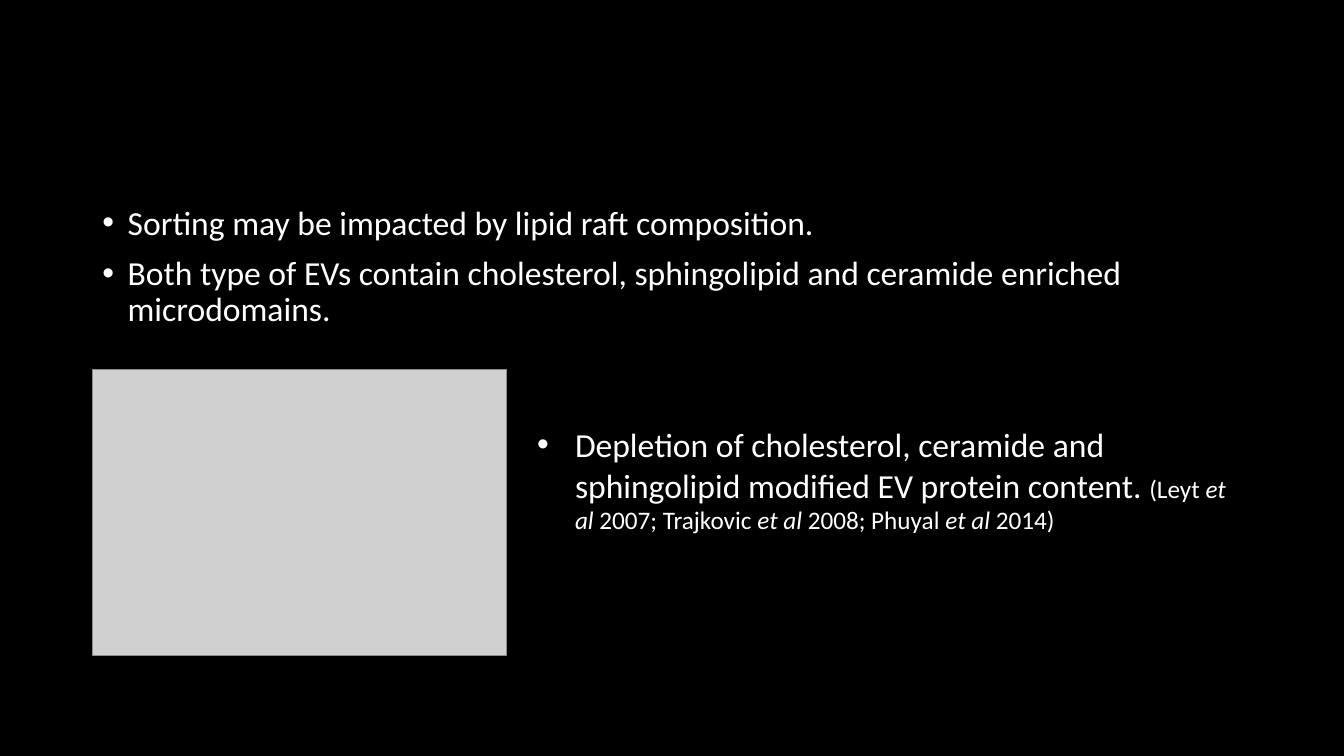
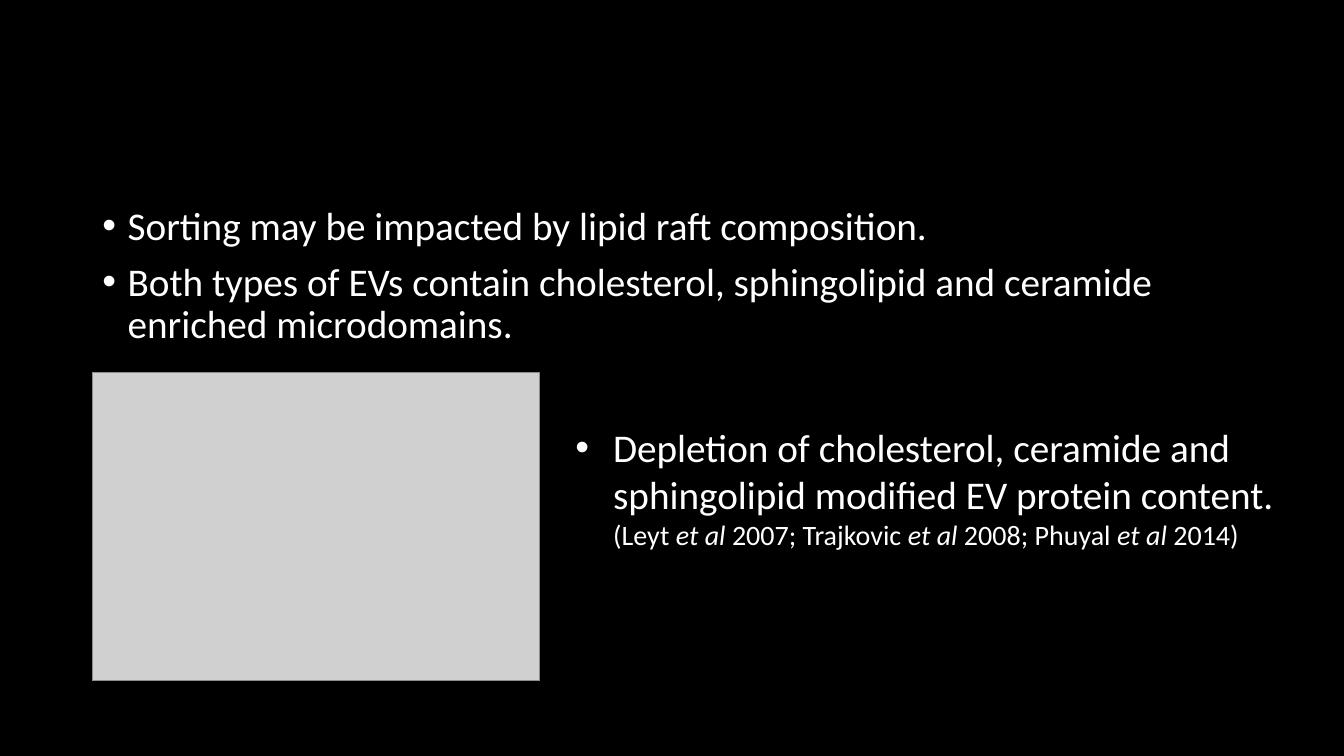
Before and after one commit to HarleyRobinson/Honours2, a slide deck: slide 5 of BackgroundInfo/Selective export of microRNA via extracellular vesicles (2).pptx. Drawn at 1344x756 pixels with LibreOffice and Linux fonts; fonts in the diff are those of the drawing; grey boxes stand for pictures; background and template pictures are left out. Boxes give left, top, right and bottom in pixels: in the first picture for what was removed or moved away, otherwise in the second. Text is boxed around its words. In the diff, an @@ line names an element or a change of style, - is before the commit and + after.

```diff
--- a/BackgroundInfo/Selective export of microRNA via extracellular vesicles (2).pptx
+++ b/BackgroundInfo/Selective export of microRNA via extracellular vesicles (2).pptx
@@ text at (128, 212, 927, 247): size 24 to 28 pt in "Sorting may be impacted by lipid raft ..." @@
@@ text at (128, 268, 1152, 339): text changed; size 24 to 28 pt @@
-• Both type of EVs contain cholesterol, sphingolipid and ceramide enriched microdomains.
+• Both types of EVs contain cholesterol, sphingolipid and ceramide enriched microdomains.
@@ picture: place and size @@
-picture at (93, 369, 507, 655)
+picture at (93, 372, 539, 681)
@@ text "Depletion of cholesterol, ceramide and ...": place and size @@
-text "Depletion of cholesterol, ceramide and ..." at (575, 433, 1226, 534)
+text "Depletion of cholesterol, ceramide and ..." at (613, 434, 1273, 550)
@@ text "Depletion of cholesterol, ceramide and ..." at (613, 434, 1273, 550): size 24 to 28 pt in "Depletion of cholesterol, ceramide and sphingolipid modified ..."; size 18 to 20 pt in "(Leyt et al 2007; Trajkovic et al ..." @@
```
Also in this commit, not shown: 12 other slides changed, 3 other files.
